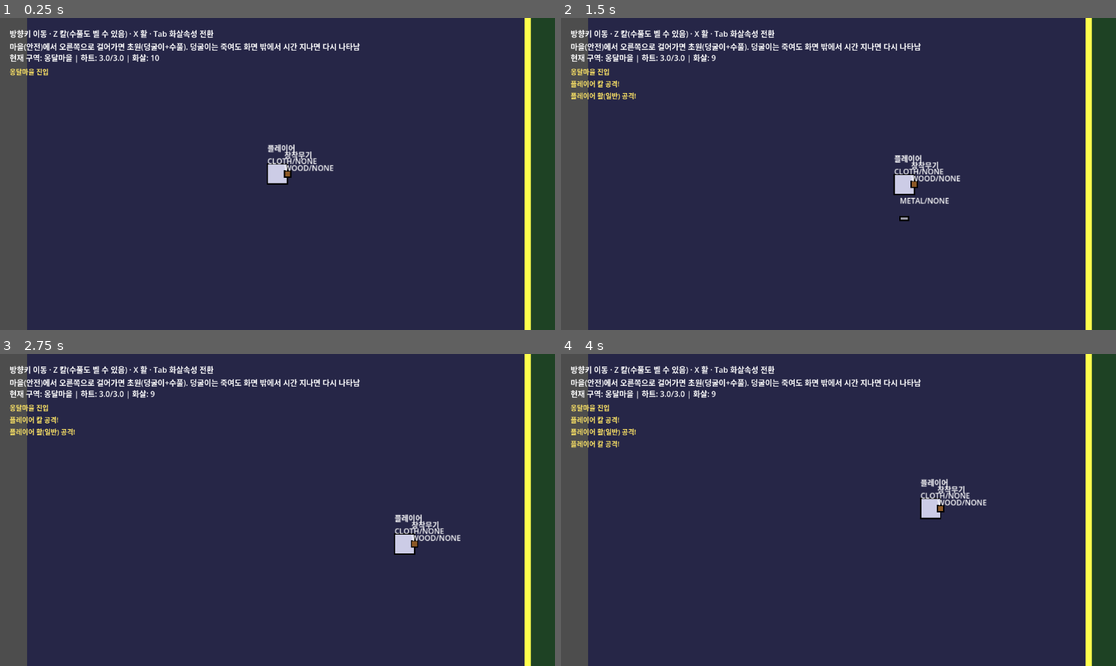
Above: before the commit, frames 1-4 (two rows, left to right).
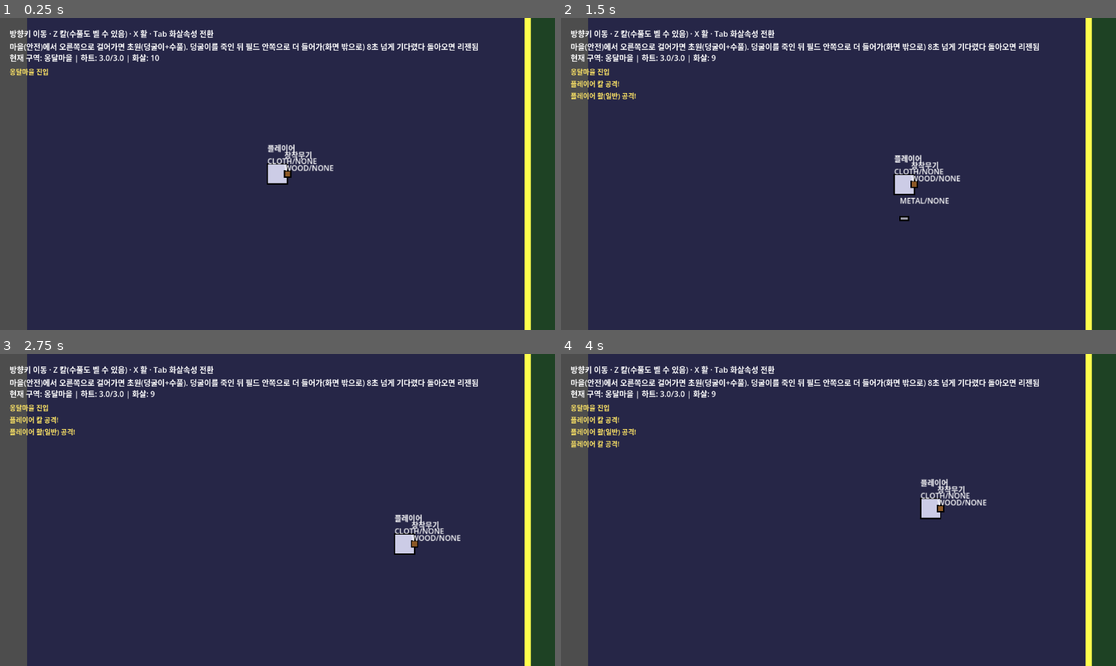
Above: after the commit, the same moments.

Repository: 50seok/ZeldaLike
Game: Godot game, scene res://scenes/world_test/world_test.tscn
The game is run twice, just before and just after one commit, with the same random seed, the same clock (stepped at 60 frames per second) and the same inputs. This scene is started directly instead of the project's main scene.
Inputs:
- Up to frame 1 (0.25 s): no input
- Up to frame 2 (1.5 s): tap Enter at 0.5 s; hold Right (ui_right) 0.53-1.28 s; tap Z at 0.6 s; tap Space at 0.77 s; hold Down (ui_down) from 1.28 s (still down); tap X at 1.35 s
- Up to frame 3 (2.75 s): tap Space at 1.52 s; release Down (ui_down) at 2.03 s; hold Right (ui_right) from 2.03 s (still down); tap C at 2.1 s
- Up to frame 4 (4 s): release Right (ui_right) at 2.78 s; hold Up (ui_up) 2.78-3.53 s; tap Tab at 2.85 s; tap Space at 3.02, 3.77 s; hold Left (ui_left) from 3.53 s (still down); tap Z at 3.6 s

The runs differ from the first frame. In frame 1, 0.7% of the frame differs, in the area x 38-87%, y 8-11%; in frame 2, 0.7%; in frame 3, 0.7%; in frame 4, 0.7%.

Commit message:
fix: world_test 필드가 카메라 가시범위보다 겨우 조금 커서 리젠이 절대 안 되던 문제
900x700 필드는 카메라(zoom 1.3, viewport 1152x648 기준 가시폭 약886px)가 존
안에서 거의 항상 필드 전체를 보여줘서 "화면 밖" 조건이 성립할 수 없었음
(실측: "리젠 안됨"). 필드를 2400x1400으로 확장 + 수동 테스트용으로
스폰포인트 리젠 시간을 45초->8초로 단축.

Diff:
--- a/project/scenes/world_test/world_test.gd
+++ b/project/scenes/world_test/world_test.gd
@@ -10,8 +10,11 @@
 var _log_lines: Array[String] = []
 
 ## 아직 그래픽이 없어서 존 경계를 색 배경 + 경계선으로 눈에 보이게 표시한다.
+## 필드가 카메라 가시범위보다 충분히 커야 "화면 밖" 판정이 실제로 성립한다
+## (900x700이었을 때는 존 안에서 카메라가 필드 전체를 거의 항상 보여줘서
+## 리젠이 절대 안 되는 문제가 있었음 - 실측 확인).
 var _village_bounds := Rect2(0, 0, 800, 600)
-var _field_bounds := Rect2(800, 0, 900, 700)
+var _field_bounds := Rect2(800, 0, 2400, 1400)
 
 
 func _draw() -> void:
@@ -48,10 +51,12 @@
 
 	var sp1 := SpawnPoint.new()
 	sp1.monster_type = "vine"
+	sp1.respawn_sec = 8.0  # 실제 기본값(45초)은 너무 길어 수동 테스트용으로 단축
 	sp1.position = Vector2(1000, 250)
 	add_child(sp1)
 	var sp2 := SpawnPoint.new()
 	sp2.monster_type = "vine"
+	sp2.respawn_sec = 8.0
 	sp2.position = Vector2(1150, 400)
 	add_child(sp2)
 
@@ -75,7 +80,7 @@
 	var help := Label.new()
 	help.position = Vector2(20, 20)
 	help.add_theme_font_size_override("font_size", 16)
-	help.text = "방향키 이동 · Z 칼(수풀도 벨 수 있음) · X 활 · Tab 화살속성 전환\n마을(안전)에서 오른쪽으로 걸어가면 초원(덩굴이+수풀). 덩굴이는 죽여도 화면 밖에서 시간 지나면 다시 나타남"
+	help.text = "방향키 이동 · Z 칼(수풀도 벨 수 있음) · X 활 · Tab 화살속성 전환\n마을(안전)에서 오른쪽으로 걸어가면 초원(덩굴이+수풀). 덩굴이를 죽인 뒤 필드 안쪽으로 더 들어가(화면 밖으로) 8초 넘게 기다렸다 돌아오면 리젠됨"
 	ui.add_child(help)
 
 	_status_label = Label.new()
